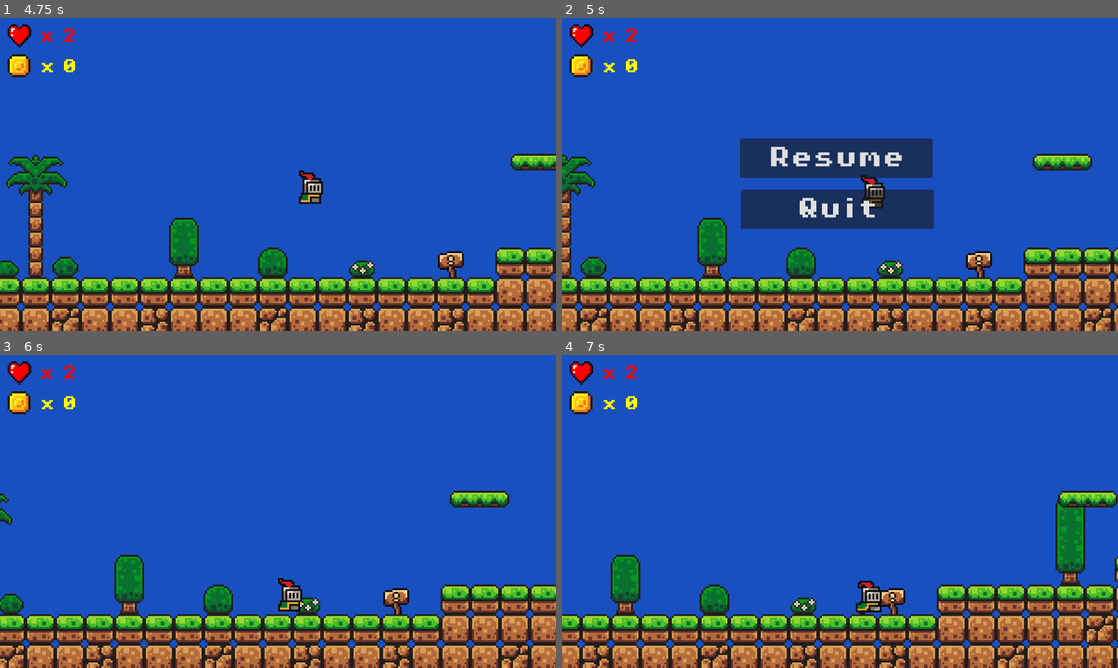
Above: before the commit, frames 1-4 (two rows, left to right).
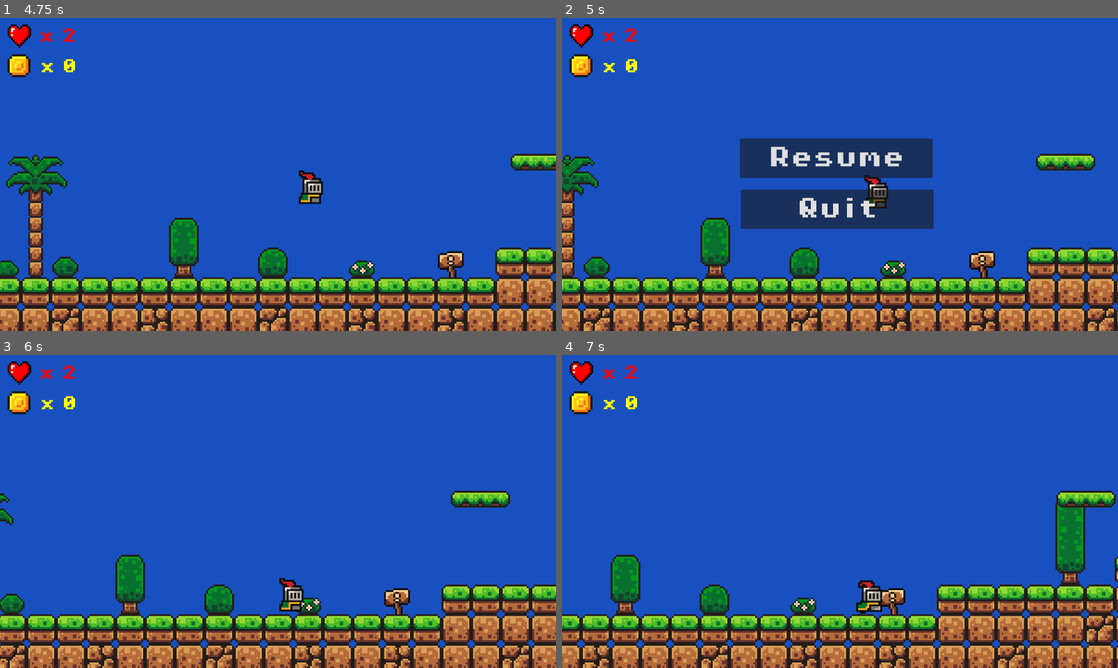
Above: after the commit, the same moments.

Repository: tiagonico/first_game_godot
Game: Godot game, scene res://scenes/master_scene.tscn
The game is run twice, just before and just after one commit, with the same random seed, the same clock (stepped at 60 frames per second) and the same inputs.
Inputs:
- Up to frame 1 (4.75 s): click "PLAY" at 0.5 s; hold D (move_right) 1.28-2.78 s; tap Space (jump) at 1.52, 2.27, 3.77, 4.52 s; hold A (move_left) 2.78-3.53 s; hold D (move_right) from 3.53 s (still down)
- Up to frame 2 (5 s): keep holding D (move_right); tap Escape (pause) at 4.9 s
- Up to frame 3 (6 s): release D (move_right) at 5.03 s; hold A (move_left) 5.03-5.75 s; tap Space (jump) at 5.27 s; click "Resume" at 5.75 s
- Up to frame 4 (7 s): hold D (move_right) from 6.53 s (still down)

Frame 1 is identical in both runs. In frame 2, 12% of the frame differs, in the area x 0-100%, y 43-100%; in frame 3, 4.9%; in frame 4, 0.4%.

Commit message:
Add Flag animation

Diff:
--- a/scenes/coin.tscn
+++ b/scenes/coin.tscn
@@ -114,6 +114,7 @@
 
 [node name="PickupSound" type="AudioStreamPlayer2D" parent="."]
 stream = ExtResource("3_2ir76")
+volume_db = -20.0
 bus = &"SFX"
 
 [node name="Timer" type="Timer" parent="."]
--- a/scenes/hud.tscn
+++ b/scenes/hud.tscn
@@ -46,6 +46,7 @@
 region_rect = Rect2(3, 3, 10, 10)
 
 [node name="ButtonResume" type="Button" parent="."]
+process_mode = 3
 offset_left = 384.0
 offset_top = 260.0
 offset_right = 800.0
@@ -55,6 +56,7 @@
 text = "Resume"
 
 [node name="ButtonQuit" type="Button" parent="."]
+process_mode = 3
 offset_left = 386.0
 offset_top = 370.0
 offset_right = 802.0
--- a/scenes/level_1.tscn
+++ b/scenes/level_1.tscn
@@ -428,6 +428,22 @@
 
 [sub_resource type="WorldBoundaryShape2D" id="WorldBoundaryShape2D_otowm"]
 
+[sub_resource type="Animation" id="Animation_52tgi"]
+length = 8.0
+loop_mode = 1
+tracks/0/type = "value"
+tracks/0/imported = false
+tracks/0/enabled = true
+tracks/0/path = NodePath(".:position")
+tracks/0/interp = 1
+tracks/0/loop_wrap = true
+tracks/0/keys = {
+"times": PackedFloat32Array(0, 3, 4, 7, 8),
+"transitions": PackedFloat32Array(1, 1, 1, 1, 1),
+"update": 0,
+"values": [Vector2(295, -11), Vector2(410, -11), Vector2(410, -11), Vector2(295, -11), Vector2(295, -11)]
+}
+
 [sub_resource type="Animation" id="Animation_adnww"]
 resource_name = "move"
 length = 2.8
@@ -445,22 +461,6 @@
 "values": [Vector2(71, -46), Vector2(71, -46), Vector2(5, -46), Vector2(5, -46)]
 }
 
-[sub_resource type="Animation" id="Animation_52tgi"]
-length = 8.0
-loop_mode = 1
-tracks/0/type = "value"
-tracks/0/imported = false
-tracks/0/enabled = true
-tracks/0/path = NodePath(".:position")
-tracks/0/interp = 1
-tracks/0/loop_wrap = true
-tracks/0/keys = {
-"times": PackedFloat32Array(0, 3, 4, 7, 8),
-"transitions": PackedFloat32Array(1, 1, 1, 1, 1),
-"update": 0,
-"values": [Vector2(295, -11), Vector2(410, -11), Vector2(410, -11), Vector2(295, -11), Vector2(295, -11)]
-}
-
 [sub_resource type="AnimationLibrary" id="AnimationLibrary_xqvg2"]
 _data = {
 "RESET": SubResource("Animation_52tgi"),
@@ -468,9 +468,11 @@
 }
 
 [node name="Level 1" type="Node2D"]
+process_mode = 1
 
 [node name="GameManager" type="Node" parent="."]
 unique_name_in_owner = true
+process_mode = 3
 script = ExtResource("1_ixgyh")
 
 [node name="TileMap" type="TileMap" parent="."]
@@ -494,7 +496,7 @@
 [node name="CanvasLayer" type="CanvasLayer" parent="Player/Camera2D"]
 
 [node name="Killzone" parent="." instance=ExtResource("5_j675o")]
-position = Vector2(32, 55)
+position = Vector2(32, 69)
 
 [node name="CollisionShape2D" type="CollisionShape2D" parent="Killzone"]
 position = Vector2(-32, 8)
@@ -603,7 +605,7 @@
 unique_name_in_owner = true
 
 [node name="Level Goal" parent="." instance=ExtResource("12_sug6x")]
-position = Vector2(760, -56)
+position = Vector2(762, -72)
 
 [node name="Music" type="AudioStreamPlayer2D" parent="."]
 stream = ExtResource("14_y47vy")
--- a/scenes/level_goal.tscn
+++ b/scenes/level_goal.tscn
@@ -1,24 +1,106 @@
-[gd_scene load_steps=5 format=3 uid="uid://38wbxmuh3u1t"]
+[gd_scene load_steps=16 format=3 uid="uid://38wbxmuh3u1t"]
 
 [ext_resource type="Script" path="res://scripts/level_goal.gd" id="1_ru8nr"]
 [ext_resource type="Texture2D" uid="uid://bc42yc6ebu2wr" path="res://assets/sprites/flag.png" id="2_um7j1"]
 [ext_resource type="AudioStream" uid="uid://c0ct5uts7p2cq" path="res://assets/sounds/level-win.mp3" id="3_sqg6f"]
 
+[sub_resource type="AtlasTexture" id="AtlasTexture_3ex02"]
+atlas = ExtResource("2_um7j1")
+region = Rect2(0, 0, 32, 48)
+
+[sub_resource type="AtlasTexture" id="AtlasTexture_vx8gs"]
+atlas = ExtResource("2_um7j1")
+region = Rect2(32, 0, 32, 48)
+
+[sub_resource type="AtlasTexture" id="AtlasTexture_ivhf0"]
+atlas = ExtResource("2_um7j1")
+region = Rect2(64, 0, 32, 48)
+
+[sub_resource type="AtlasTexture" id="AtlasTexture_ffke5"]
+atlas = ExtResource("2_um7j1")
+region = Rect2(96, 0, 32, 48)
+
+[sub_resource type="AtlasTexture" id="AtlasTexture_nwaxs"]
+atlas = ExtResource("2_um7j1")
+region = Rect2(128, 0, 32, 48)
+
+[sub_resource type="AtlasTexture" id="AtlasTexture_elj2x"]
+atlas = ExtResource("2_um7j1")
+region = Rect2(160, 0, 32, 48)
+
+[sub_resource type="AtlasTexture" id="AtlasTexture_nubjy"]
+atlas = ExtResource("2_um7j1")
+region = Rect2(192, 0, 32, 48)
+
+[sub_resource type="AtlasTexture" id="AtlasTexture_0mgyi"]
+atlas = ExtResource("2_um7j1")
+region = Rect2(224, 0, 32, 48)
+
+[sub_resource type="AtlasTexture" id="AtlasTexture_lgi2a"]
+atlas = ExtResource("2_um7j1")
+region = Rect2(256, 0, 32, 48)
+
+[sub_resource type="AtlasTexture" id="AtlasTexture_s77e0"]
+atlas = ExtResource("2_um7j1")
+region = Rect2(288, 0, 32, 48)
+
+[sub_resource type="SpriteFrames" id="SpriteFrames_yeea8"]
+animations = [{
+"frames": [{
+"duration": 1.0,
+"texture": SubResource("AtlasTexture_3ex02")
+}, {
+"duration": 1.0,
+"texture": SubResource("AtlasTexture_vx8gs")
+}, {
+"duration": 1.0,
+"texture": SubResource("AtlasTexture_ivhf0")
+}, {
+"duration": 1.0,
+"texture": SubResource("AtlasTexture_ffke5")
+}, {
+"duration": 1.0,
+"texture": SubResource("AtlasTexture_nwaxs")
+}, {
+"duration": 1.0,
+"texture": SubResource("AtlasTexture_elj2x")
+}, {
+"duration": 1.0,
+"texture": SubResource("AtlasTexture_nubjy")
+}, {
+"duration": 1.0,
+"texture": SubResource("AtlasTexture_0mgyi")
+}, {
+"duration": 1.0,
+"texture": SubResource("AtlasTexture_lgi2a")
+}, {
+"duration": 1.0,
+"texture": SubResource("AtlasTexture_s77e0")
+}],
+"loop": true,
+"name": &"new_animation",
+"speed": 10.0
+}]
+
 [sub_resource type="RectangleShape2D" id="RectangleShape2D_xuvfi"]
-size = Vector2(16, 16)
+size = Vector2(31, 47)
 
 [node name="Level Goal" type="Area2D"]
 collision_mask = 2
 script = ExtResource("1_ru8nr")
 
+[node name="AnimatedSprite2D" type="AnimatedSprite2D" parent="."]
+sprite_frames = SubResource("SpriteFrames_yeea8")
+animation = &"new_animation"
+autoplay = "new_animation"
+frame_progress = 0.459623
+
 [node name="CollisionShape2D" type="CollisionShape2D" parent="."]
+position = Vector2(-0.5, 0.5)
 shape = SubResource("RectangleShape2D_xuvfi")
 
 [node name="Timer" type="Timer" parent="."]
 wait_time = 3.0
-
-[node name="Sprite2D" type="Sprite2D" parent="."]
-texture = ExtResource("2_um7j1")
 
 [node name="PassLevelSound" type="AudioStreamPlayer2D" parent="."]
 stream = ExtResource("3_sqg6f")
--- a/scripts/hud.gd
+++ b/scripts/hud.gd
@@ -14,11 +14,11 @@
 
 func _on_toggle_menu():
 	if is_paused:
-		Engine.time_scale = 1
+		get_tree().paused = false
 		get_node("ButtonResume").hide()
 		get_node("ButtonQuit").hide()
 	else:
-		Engine.time_scale = 0
+		get_tree().paused = true
 		get_node("ButtonResume").show()
 		get_node("ButtonQuit").show()
 	is_paused = !is_paused
--- a/scripts/killzone.gd
+++ b/scripts/killzone.gd
@@ -9,4 +9,4 @@
 
 func _on_timer_timeout():
 	Engine.time_scale = 1
-	get_tree().reload_current_scene()
+	Global.go_to_current_level()
--- a/scripts/player.gd
+++ b/scripts/player.gd
@@ -13,9 +13,6 @@
 
 
 func _physics_process(delta):
-	# Add the gravity.
-	if not is_on_floor():
-		velocity.y += gravity * delta
 
 	if Engine.time_scale == 0:
 		pass
@@ -29,6 +26,10 @@
 			death_audio.play()
 			firstLoop = false
 	else:
+		# Add the gravity.
+		if not is_on_floor():
+			velocity.y += gravity * delta
+
 		if Input.is_action_just_pressed("jump") and is_on_floor():
 			velocity.y = JUMP_VELOCITY
 			jump_audio.play()
@@ -57,4 +58,4 @@
 			else:
 				animated_sprite_2d.play("run")
 
-	move_and_slide()
+		move_and_slide()
Binary file changed: assets/sprites/flag.png
